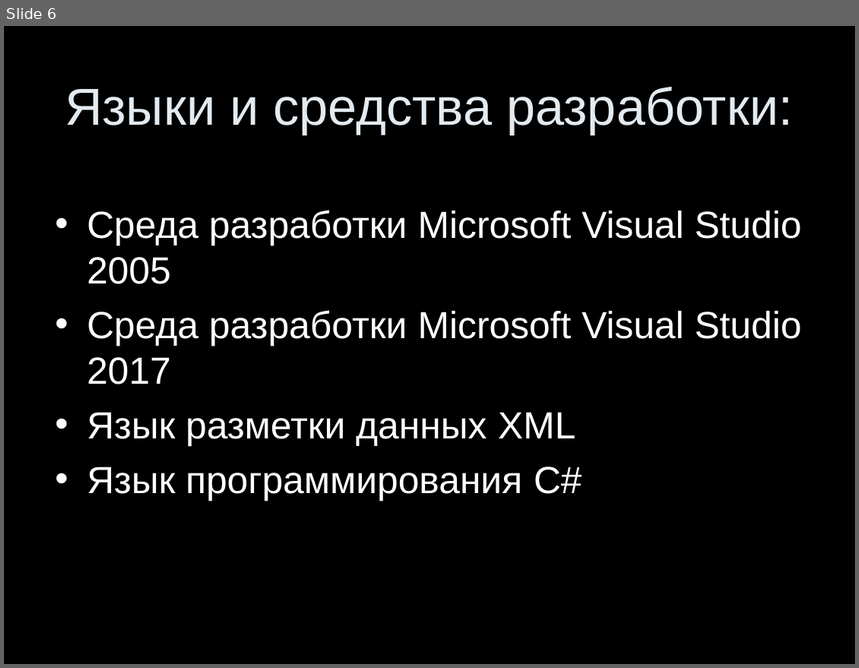
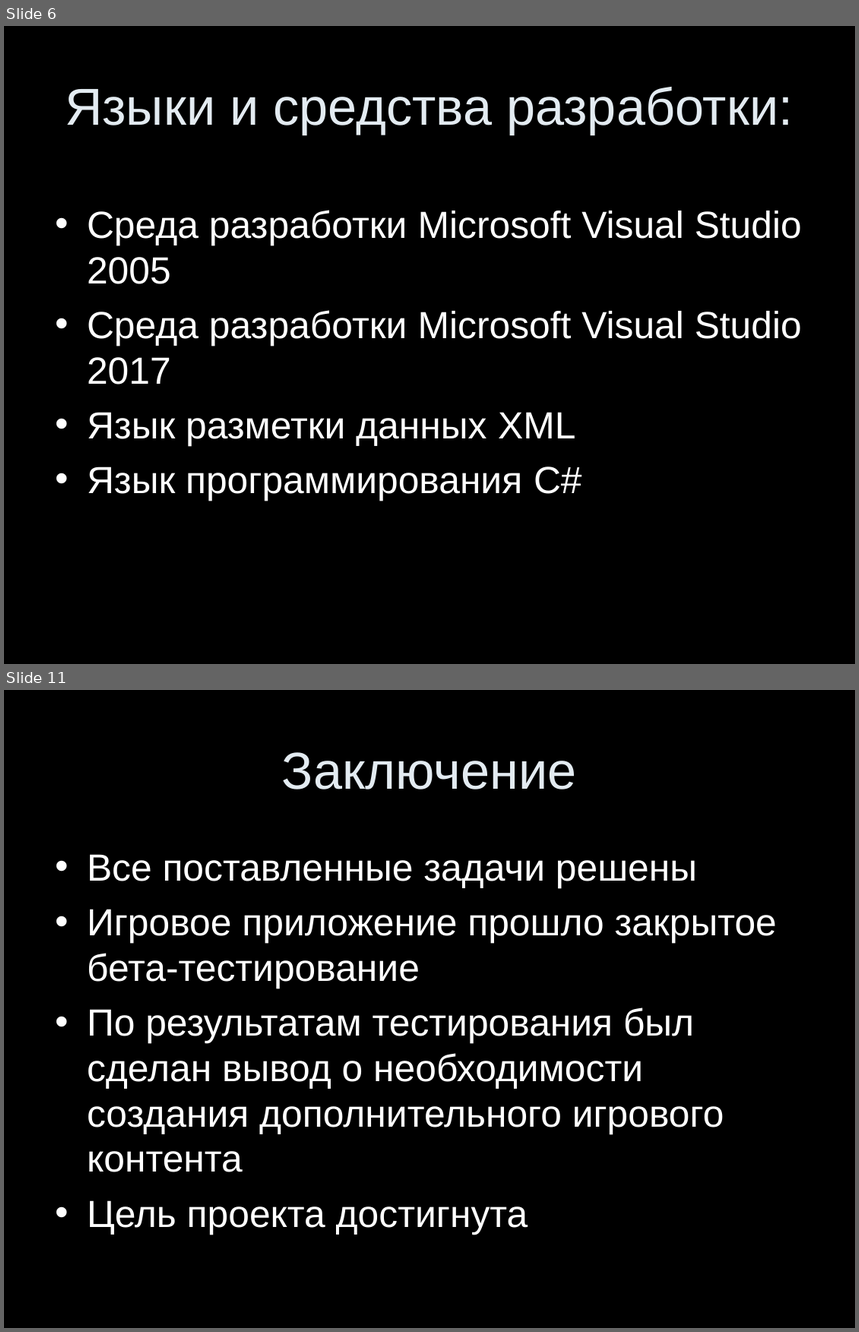
Before and after one commit to tumypv/davnegrad, a slide deck: Documents/Презентация.ppt. Shown one above the other, each under a label of ours: slide 6 before the commit, slides 6 and 11 after it; the slides between them are not shown. The pictures are 859x668 and 859x1332 pixels, drawn with LibreOffice and Linux fonts; fonts in the diff are those of the drawing. Boxes give left, top, right and bottom in pixels: in the first picture for what was removed or moved away, otherwise in the second. Text is boxed around its words. In the diff, an @@ line names an element or a change of style, - is before the commit and + after.

```diff
--- a/Documents/Презентация.ppt
+++ b/Documents/Презентация.ppt
@@ slide 11 added at [4,690,855,1328], background #000000 @@
@@ title added at [282,752,576,790], 44 pt, text #E3EBF1 @@
+Заключение
@@ text added at [87,854,777,1235], 32 pt, text #FFFFFF @@
+• Все поставленные задачи решены
+• Игровое приложение прошло закрытое бета-тестирование
+• По результатам тестирования был сделан вывод о необходимости создания дополнительного игрового контента
+• Цель проекта достигнута
```
Also in this commit, not shown: 6 other slides added, 1 slide removed.
